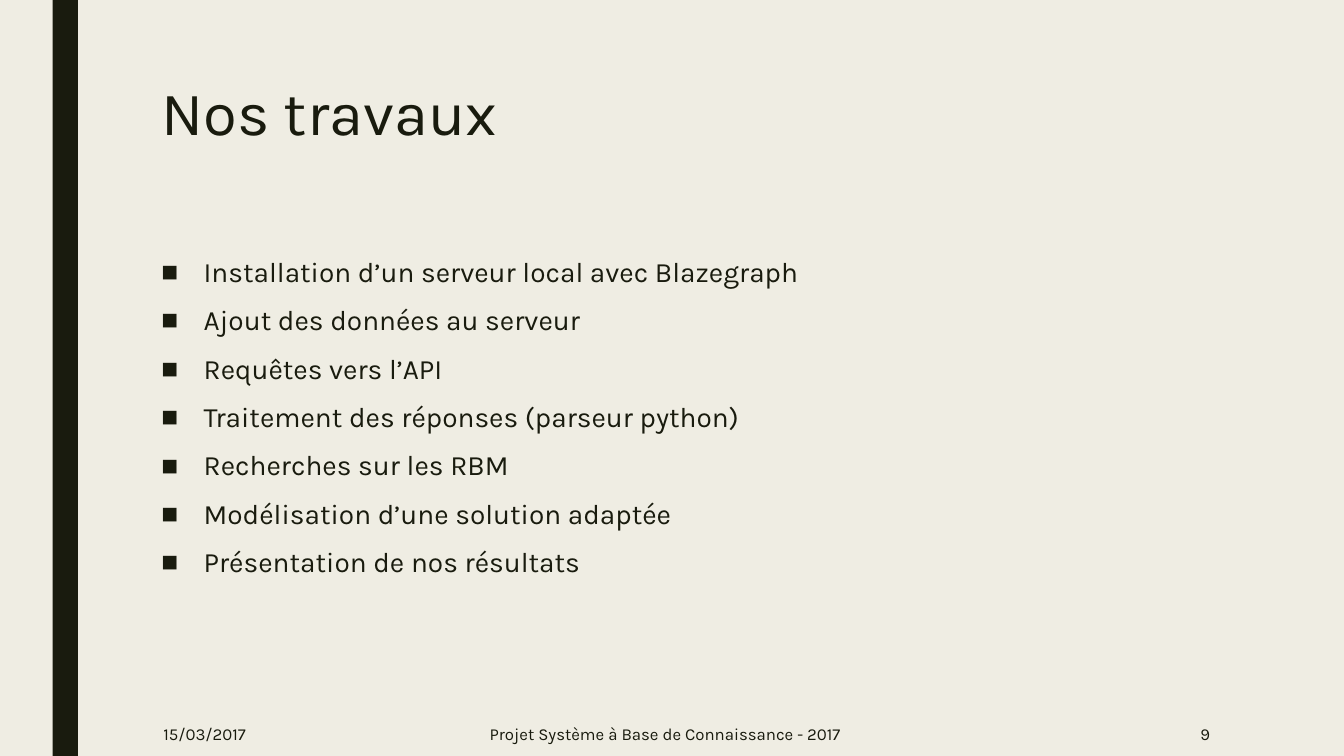
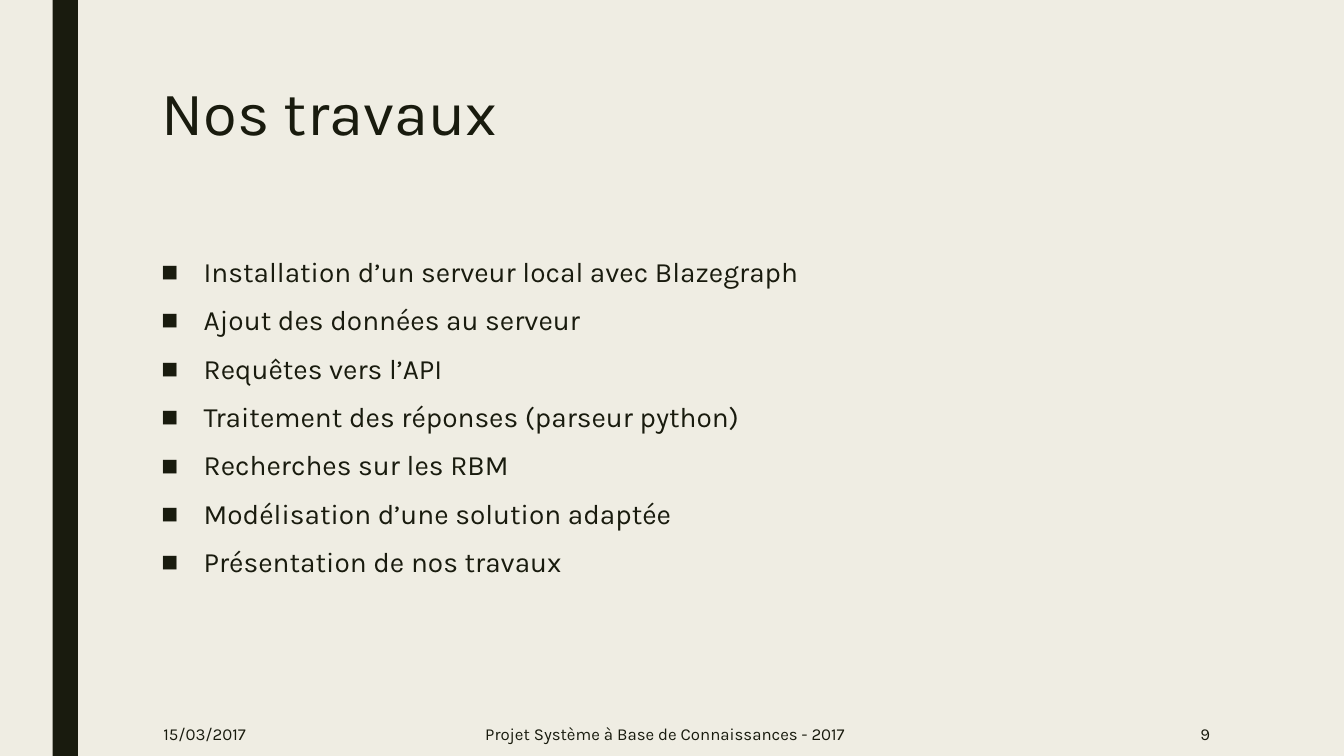
Before and after one commit to GuillaumeHaben/sbc-rbm, a slide deck: slide 8 of Projet_SBC.pptx. Drawn at 1344x756 pixels with LibreOffice and Linux fonts; fonts in the diff are those of the drawing. Boxes give left, top, right and bottom in pixels: in the first picture for what was removed or moved away, otherwise in the second. Text is boxed around its words. In the diff, an @@ line names an element or a change of style, - is before the commit and + after.

```diff
--- a/Projet_SBC.pptx
+++ b/Projet_SBC.pptx
@@ text at [204, 551, 562, 573]: text changed @@
-■ Présentation de nos résultats
+■ Présentation de nos travaux
@@ text at [485, 727, 845, 744]: text changed @@
-Projet Système à Base de Connaissance - 2017
+Projet Système à Base de Connaissances - 2017
```
Also in this commit, not shown: 10 other slides changed.
